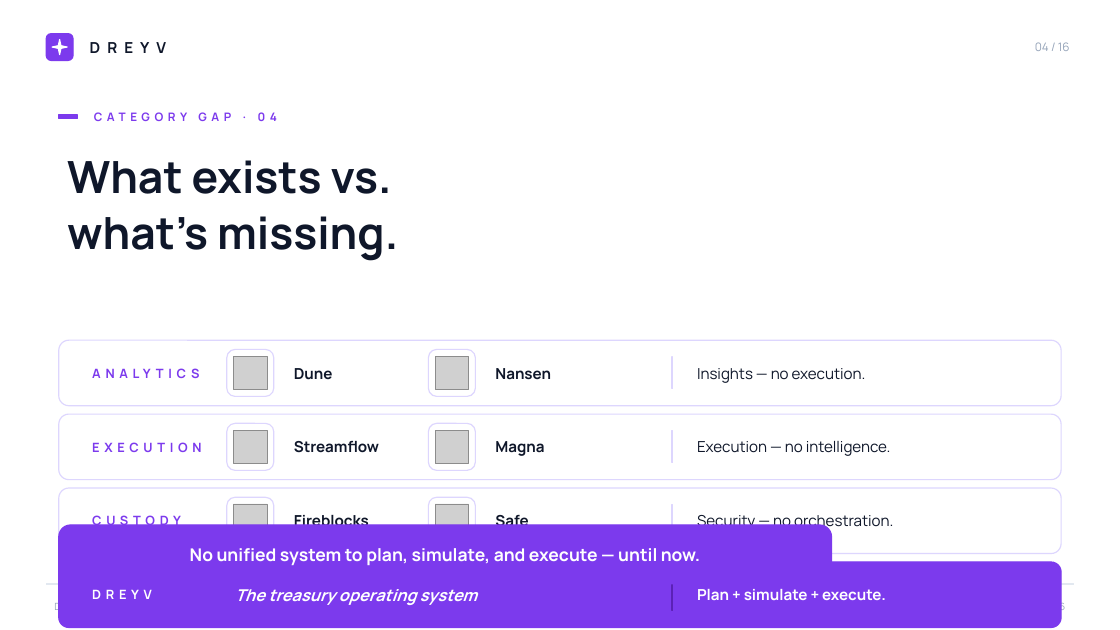
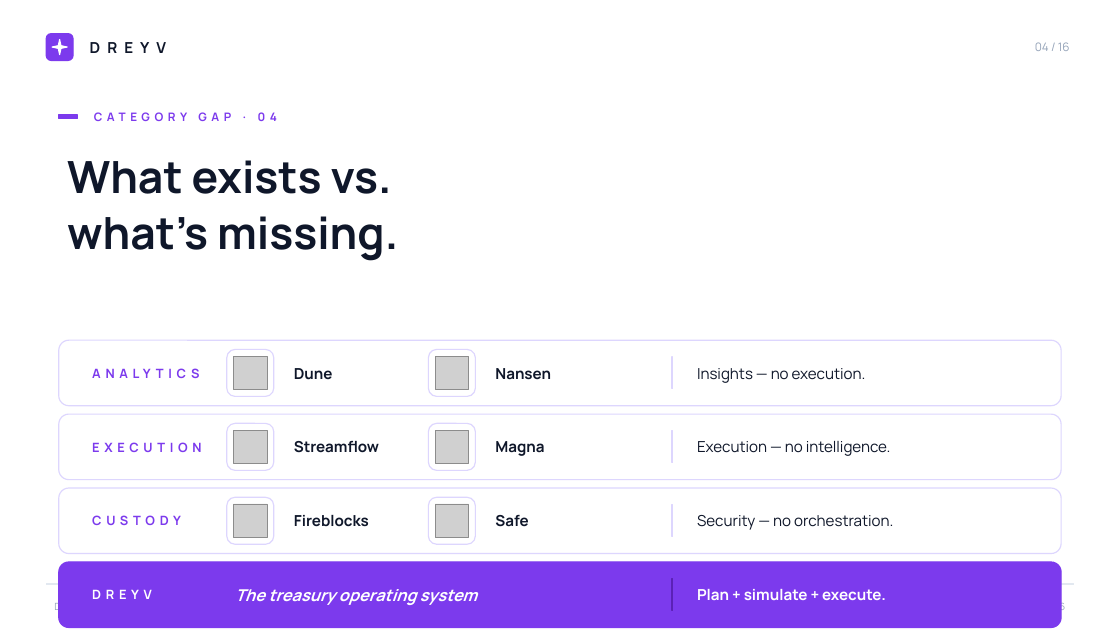
Before and after one commit to programmeradu/dreyv, a slide deck: slide 4 of public/pitch/dreyv-pitch-deck.pptx. Drawn at 1120x630 pixels with LibreOffice and Linux fonts; fonts in the diff are those of the drawing; grey boxes stand for pictures. Boxes give left, top, right and bottom in pixels: in the first picture for what was removed or moved away, otherwise in the second. Text is boxed around its words. In the diff, an @@ line names an element or a change of style, - is before the commit and + after.

```diff
--- a/public/pitch/dreyv-pitch-deck.pptx
+++ b/public/pitch/dreyv-pitch-deck.pptx
@@ rounded rectangle removed at (59,525,832,584) @@
@@ text removed at (190,548,700,565) @@
-No unified system to plan, simulate, and execute — until now.
```
Also in this commit, not shown: 2 other files.
